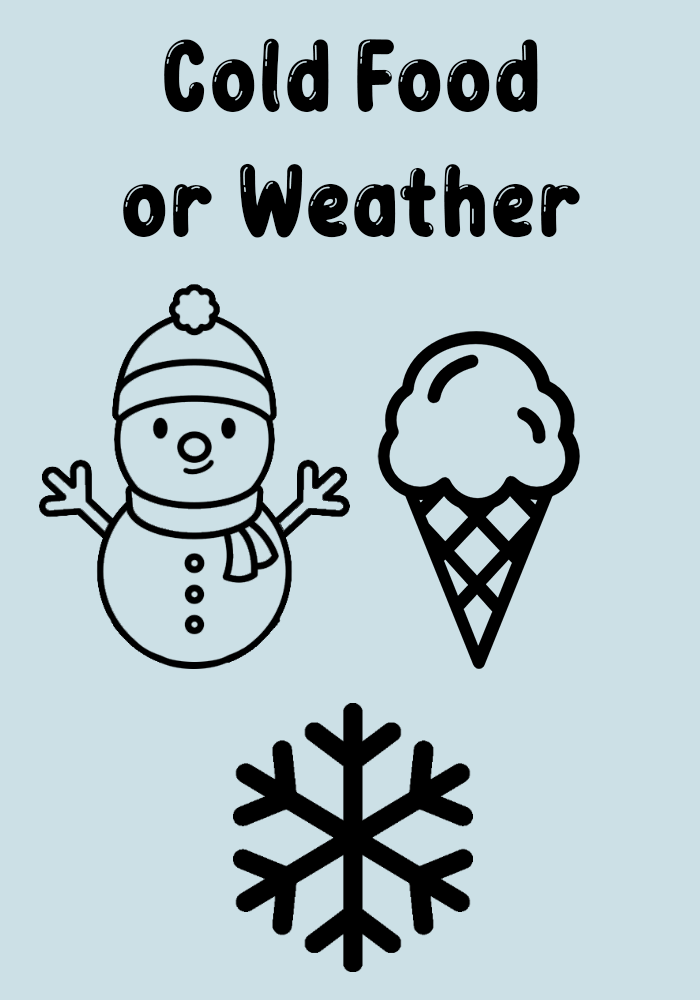
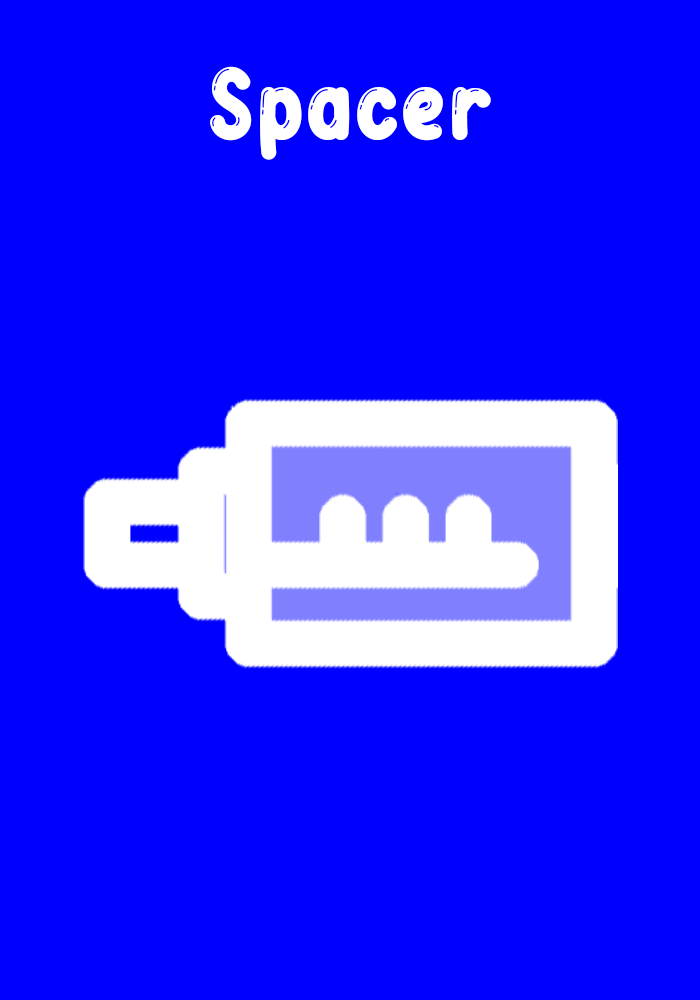
Revision of a layered 700×1000 image; what changed, layer by layer:
added layer "Inhaler Icon" (1st of 2) above "Text" over (83, 398, 618, 669)
painted on "Text" over (123, 38, 580, 238)
hid group "Icons" (28 layers) over (26, 221, 687, 972)
moved "ice-cream" into group "Icons" over (377, 331, 580, 669)
painted on "Color Fill 1" over (0, 0, 700, 1000)
